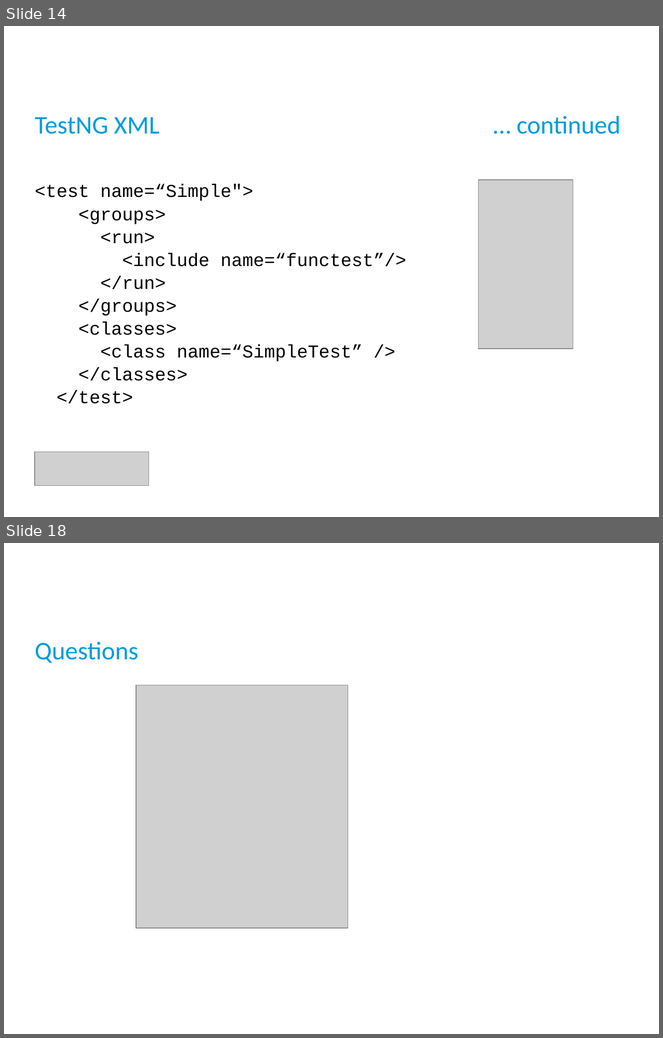
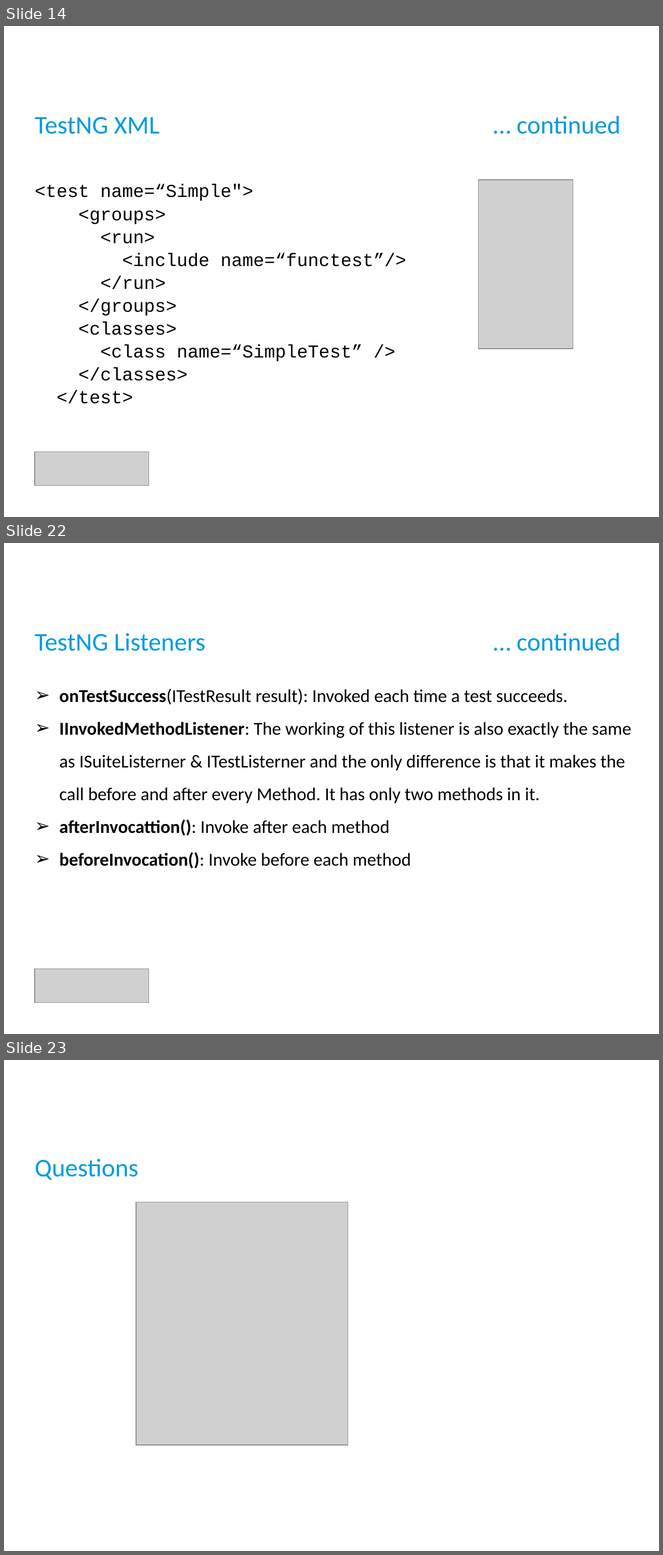
Before and after one commit to abhishekkyd/TestNG-examples, a slide deck: TestNG-Session-PB.pptx. Shown one above the other, each under a label of ours: slides 14 and 18 before the commit, slides 14, 22 and 23 after it; the slides between them are not shown. The pictures are 663x1038 and 663x1555 pixels, drawn with LibreOffice and Linux fonts; fonts in the diff are those of the drawing; grey boxes stand for pictures; background and template pictures are left out. Boxes give left, top, right and bottom in pixels: in the first picture for what was removed or moved away, otherwise in the second. Text is boxed around its words. In the diff, an @@ line names an element or a change of style, - is before the commit and + after.

Commit message:
updated for listeners

```diff
--- a/TestNG-Session-PB.pptx
+++ b/TestNG-Session-PB.pptx
@@ slide 22 added at (4,543,659,1034), background picture (left out) @@
@@ title added at (35,633,621,651), 28 pt, text #009BDF @@
+TestNG Listeners … continued
@@ subtitle added at (59,689,632,869), 20 pt, text #000000 @@
+➢ onTestSuccess(ITestResult result): Invoked each time a test succeeds.
+➢ IInvokedMethodListener: The working of this listener is also exactly the same as ISuiteListerner & ITestListerner and the only difference is that it makes the call before and after every Method. It has only two methods in it.
+➢ afterInvocattion(): Invoke after each method
+➢ beforeInvocation(): Invoke before each method
@@ picture added at (35,969,149,1003) @@
@@ what was slide 18 is now slide 23 @@
```
Also in this commit, not shown: 3 slides changed, 4 other slides added, 31 other files.
